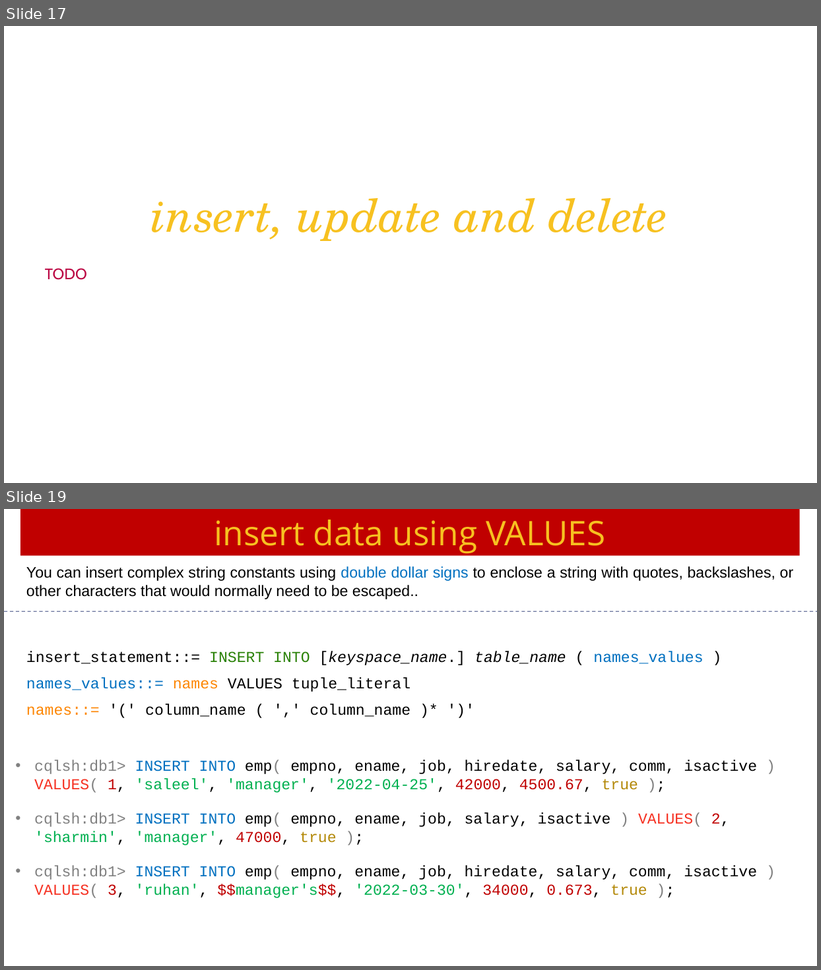
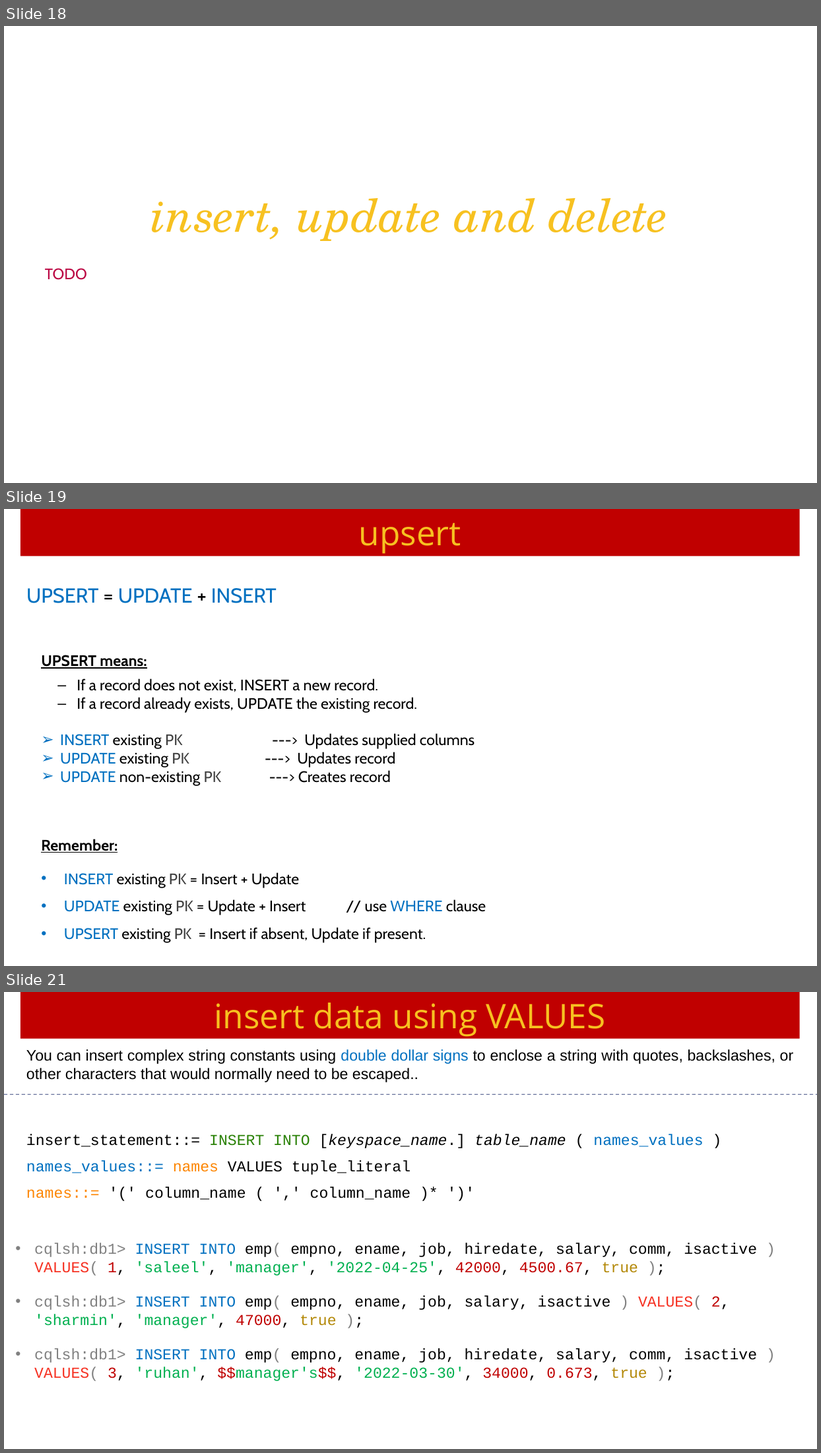
Before and after one commit to Saleel-Bagde/PPT-s, a slide deck: Cassandra Ver3.pptx. Shown one above the other, each under a label of ours: slides 17 and 19 before the commit, slides 18, 19 and 21 after it; the slides between them are not shown. The pictures are 821x970 and 821x1453 pixels, drawn with LibreOffice and Linux fonts; fonts in the diff are those of the drawing. Boxes give left, top, right and bottom in pixels: in the first picture for what was removed or moved away, otherwise in the second. Text is boxed around its words. In the diff, an @@ line names an element or a change of style, - is before the commit and + after.

```diff
--- a/Cassandra Ver3.pptx
+++ b/Cassandra Ver3.pptx
@@ slide 19 added at box(4, 509, 817, 966), background #FFFFFF @@
@@ rectangle added at box(20, 509, 800, 556), fill #C00000, 40 pt, text #F7C120 @@
+upsert
@@ text added at box(26, 588, 277, 603), 24 pt, text #0070C0 @@
+UPSERT = UPDATE + INSERT
@@ text added at box(41, 655, 418, 786), 18 pt, text #000000 @@
+UPSERT means:
+– If a record does not exist, INSERT a new record.
+– If a record already exists, UPDATE the existing record.
+➢ INSERT existing PK ---> Updates supplied columns
+➢ UPDATE existing PK ---> Updates record
+➢ UPDATE non-existing PK ---> Creates record
@@ text added at box(41, 839, 426, 943), 18 pt, text #000000 @@
+Remember:
+• INSERT existing PK = Insert + Update
+• UPDATE existing PK = Update + Insert // use WHERE clause
+• UPSERT existing PK = Insert if absent, Update if present.
@@ what was slide 17 is now slide 18 @@
@@ what was slide 19 is now slide 21 @@
```
Also in this commit, not shown: 8 slides changed, 1 other slide added.
